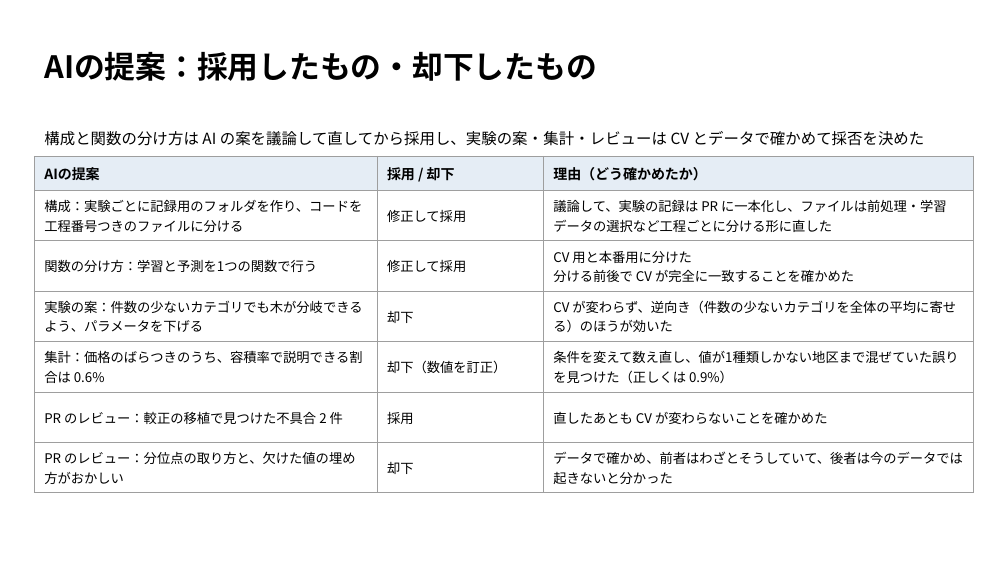
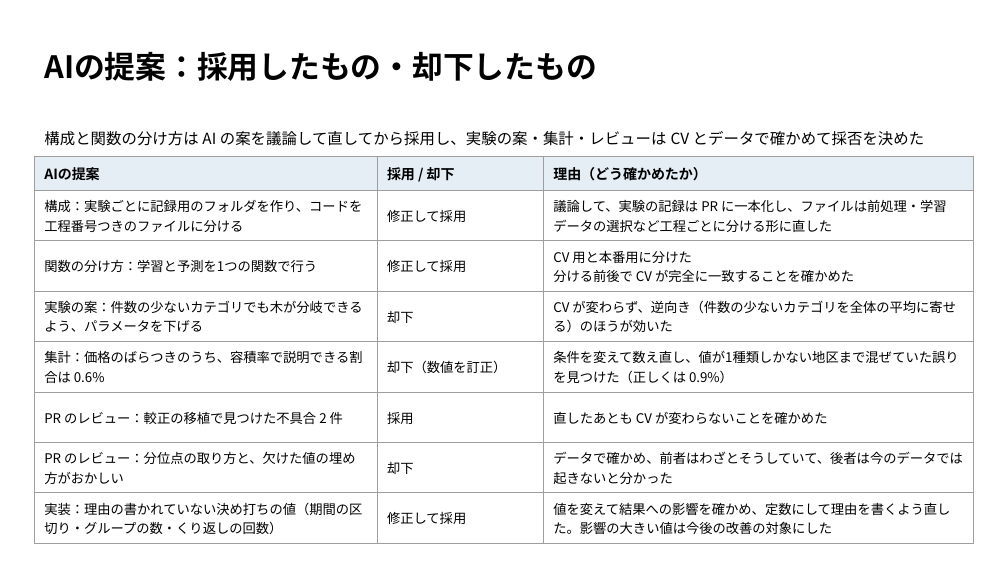
Before and after one commit to TaisukeFujise/condominium-price-pred, a slide deck: slide 4 of slides/midterm/midterm.pptx. Drawn at 1008x567 pixels with LibreOffice and Linux fonts; fonts in the diff are those of the drawing. Boxes give left, top, right and bottom in pixels: in the first picture for what was removed or moved away, otherwise in the second. Text is boxed around its words. In the diff, an @@ line names an element or a change of style, - is before the commit and + after.

```diff
--- a/slides/midterm/midterm.pptx
+++ b/slides/midterm/midterm.pptx
@@ table at (34,156,974,543) @@
+row 8: 実装：理由の書かれていない決め打ちの値（期間の区切り・グループの数・くり返しの回数） | 修正して採用 | 値を変えて結果への影響を確かめ、定数にして理由を書くよう直した。影響の大きい値は今後の改善の対象にした
```
Also in this commit, not shown: 2 other files.
